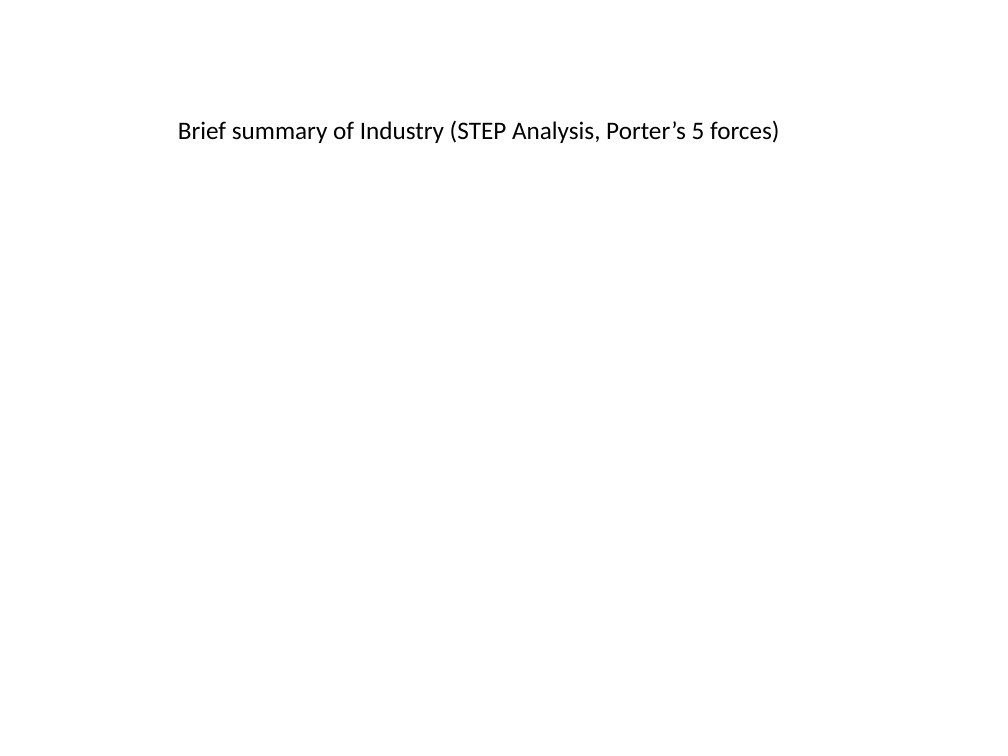
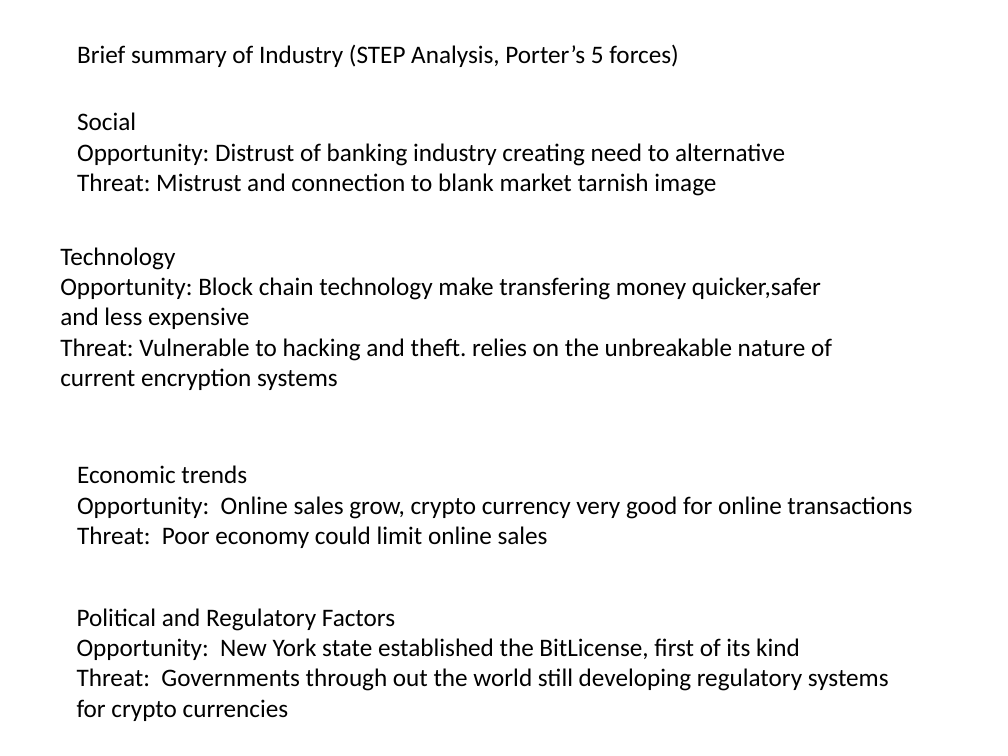
Before and after one commit to JamesLeB/Business, a slide deck: slide 4 of TODO/2-Monday/Presentation1.pptx. Drawn at 1008x756 pixels with LibreOffice and Linux fonts; fonts in the diff are those of the drawing. Boxes give left, top, right and bottom in pixels: in the first picture for what was removed or moved away, otherwise in the second. Text is boxed around its words. In the diff, an @@ line names an element or a change of style, - is before the commit and + after.

```diff
--- a/TODO/2-Monday/Presentation1.pptx
+++ b/TODO/2-Monday/Presentation1.pptx
@@ text "Brief summary of Industry (STEP ...": place and size @@
-text "Brief summary of Industry (STEP ..." at box(178, 120, 780, 143)
+text "Brief summary of Industry (STEP ..." at box(77, 44, 679, 67)
@@ text added at box(77, 112, 785, 196), 18 pt, text #000000 @@
+Social
+Opportunity: Distrust of banking industry creating need to alternative
+Threat: Mistrust and connection to blank market tarnish image
@@ text added at box(60, 247, 832, 390), 18 pt, text #000000 @@
+Technology
+Opportunity: Block chain technology make transfering money quicker,safer and less expensive
+Threat: Vulnerable to hacking and theft. relies on the unbreakable nature of current encryption systems
@@ text added at box(77, 465, 912, 548), 18 pt, text #000000 @@
+Economic trends
+Opportunity: Online sales grow, crypto currency very good for online transactions
+Threat: Poor economy could limit online sales
@@ text added at box(77, 608, 889, 721), 18 pt, text #000000 @@
+Political and Regulatory Factors
+Opportunity: New York state established the BitLicense, first of its kind
+Threat: Governments through out the world still developing regulatory systems for crypto currencies
```
Also in this commit, not shown: 13 other slides changed, 1 slide added, 1 slide removed, 2 other files.
